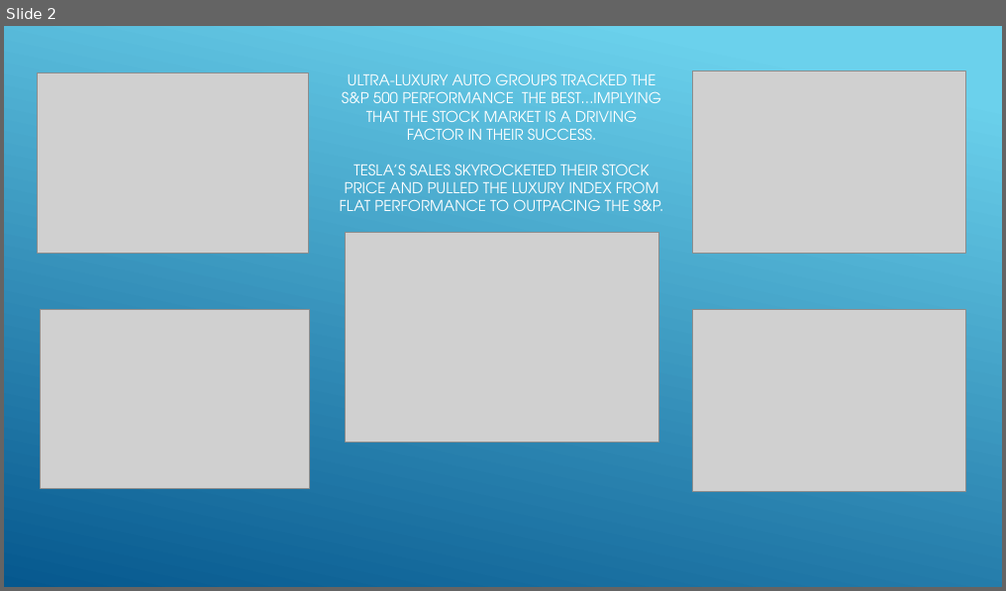
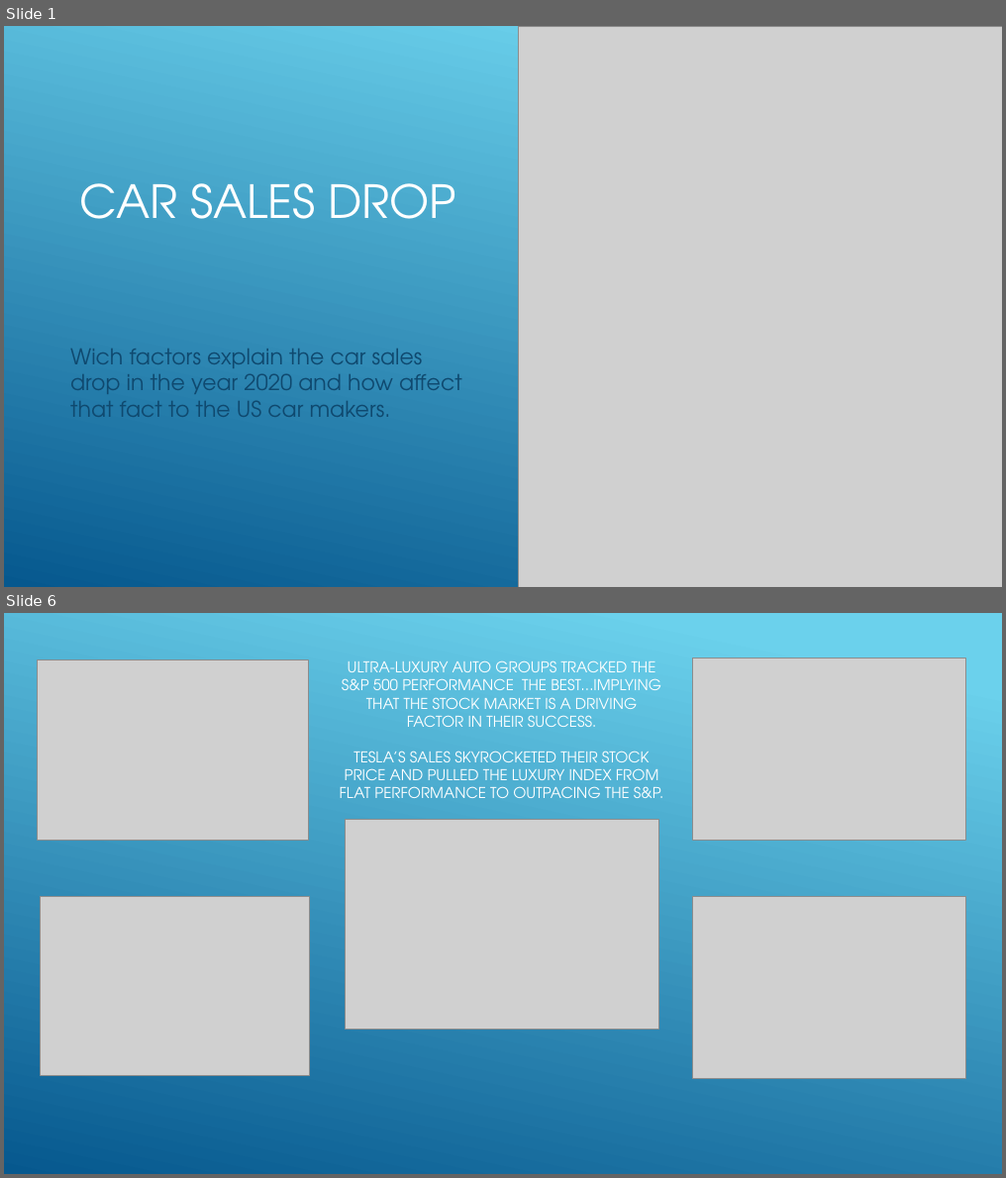
Before and after one commit to danawoodruff/Car-Sales-Analysis, a slide deck: StockPowerPointSlideMockup.pptx. Shown one above the other, each under a label of ours: slide 2 before the commit, slides 1 and 6 after it; the slides between them are not shown. The pictures are 1006x591 and 1006x1178 pixels, drawn with LibreOffice and Linux fonts; fonts in the diff are those of the drawing; grey boxes stand for pictures. Boxes give left, top, right and bottom in pixels: in the first picture for what was removed or moved away, otherwise in the second. Text is boxed around its words. In the diff, an @@ line names an element or a change of style, - is before the commit and + after.

```diff
--- a/StockPowerPointSlideMockup.pptx
+++ b/StockPowerPointSlideMockup.pptx
@@ slide 1 added at (4,26,1002,587), background gradient #6ED2EB to #06588E @@
@@ picture added at (519,26,1002,587) @@
@@ title added at (79,183,456,219), 44 pt, text #FFFFFF @@
+CAR SALES DROP
@@ subtitle added at (70,349,462,417), 21 pt, text #0F496F @@
+Wich factors explain the car sales drop in the year 2020 and how affect that fact to the US car makers.
@@ what was slide 2 is now slide 6 @@
```
Also in this commit, not shown: 4 other slides added, 1 slide removed, 4 other files.
